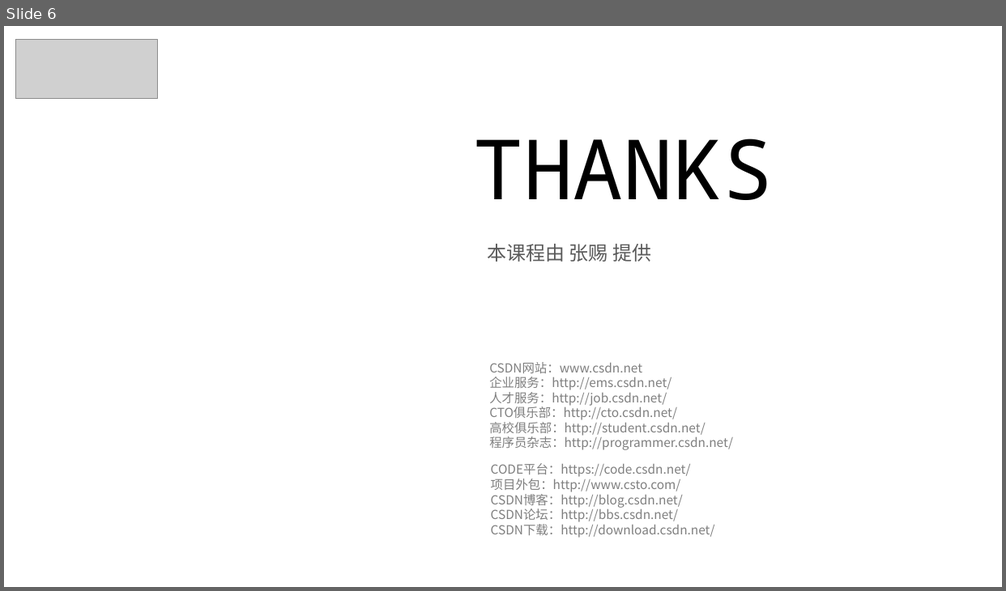
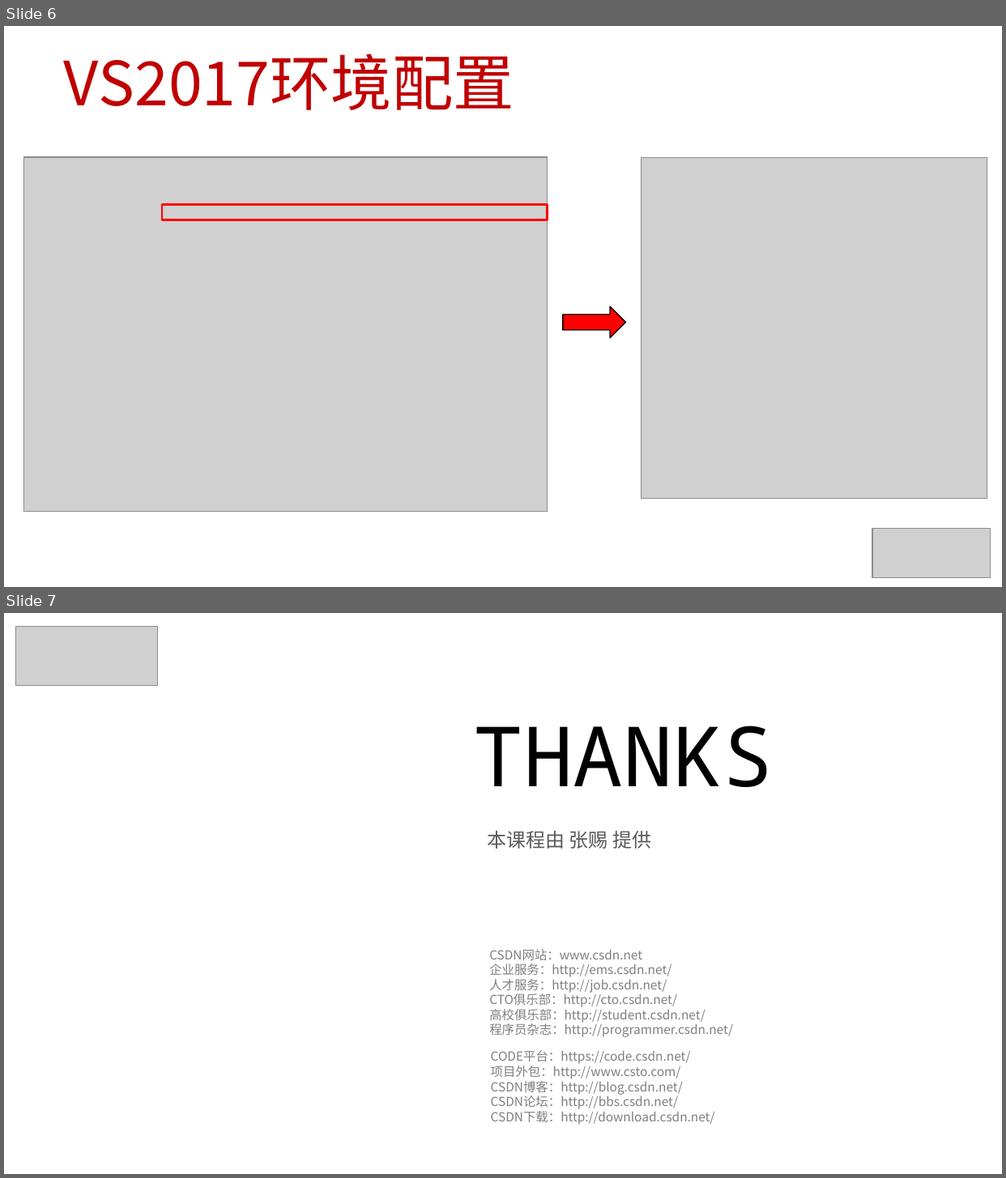
Before and after one commit to EDUCourseSeries/TheoryAndPracticeOfRaytracing, a slide deck: PPT/33_OpenCV配置.pptx. Shown one above the other, each under a label of ours: slide 6 before the commit, slides 6 and 7 after it. The pictures are 1006x591 and 1006x1178 pixels, drawn with LibreOffice and Linux fonts; fonts in the diff are those of the drawing; grey boxes stand for pictures; background and template pictures are left out. Boxes give left, top, right and bottom in pixels: in the first picture for what was removed or moved away, otherwise in the second. Text is boxed around its words. In the diff, an @@ line names an element or a change of style, - is before the commit and + after.

```diff
--- a/PPT/33_OpenCV配置.pptx
+++ b/PPT/33_OpenCV配置.pptx
@@ slide 6 added at <box>4,26,1002,587</box>, background #FFFFFF @@
@@ title added at <box>64,54,514,110</box>, 44 pt, text #C00000 @@
+VS2017环境配置
@@ picture added at <box>24,158,548,512</box> @@
@@ picture added at <box>641,158,987,499</box> @@
@@ rectangle added at <box>162,205,547,220</box>, outline #FF0000 1.5 pt @@
@@ right arrow added at <box>563,306,626,337</box>, fill #FF0000, outline #000000 0.75 pt @@
@@ picture added at <box>872,529,990,578</box> @@
@@ what was slide 6 is now slide 7 @@
```
Also in this commit, not shown: 5 other files.
